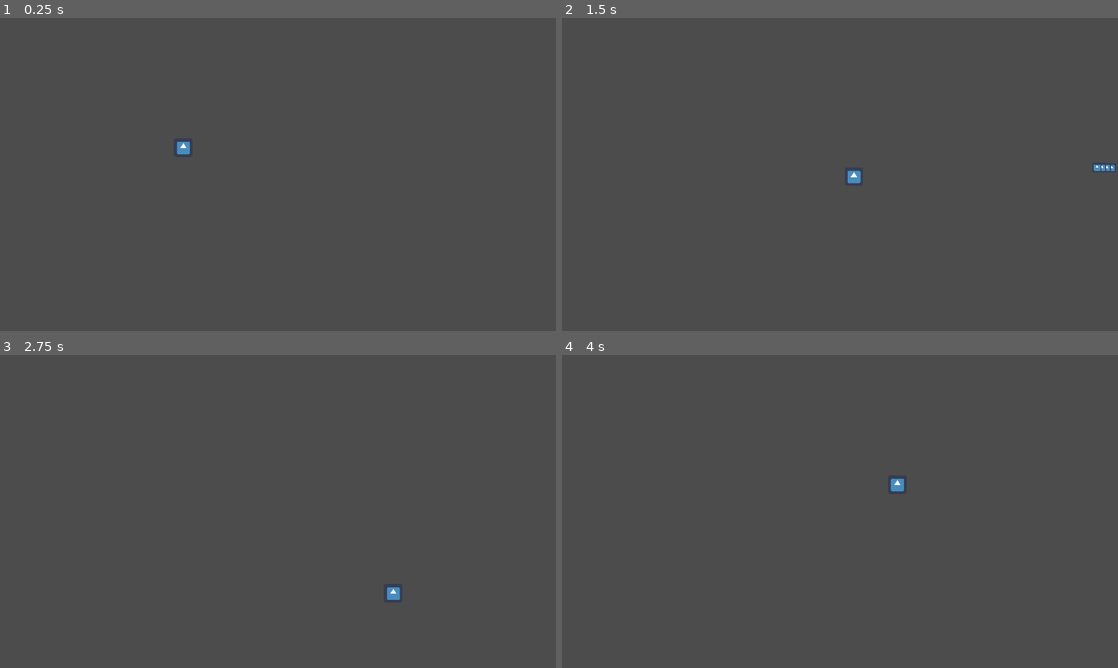
Above: before the commit, frames 1-4 (two rows, left to right).
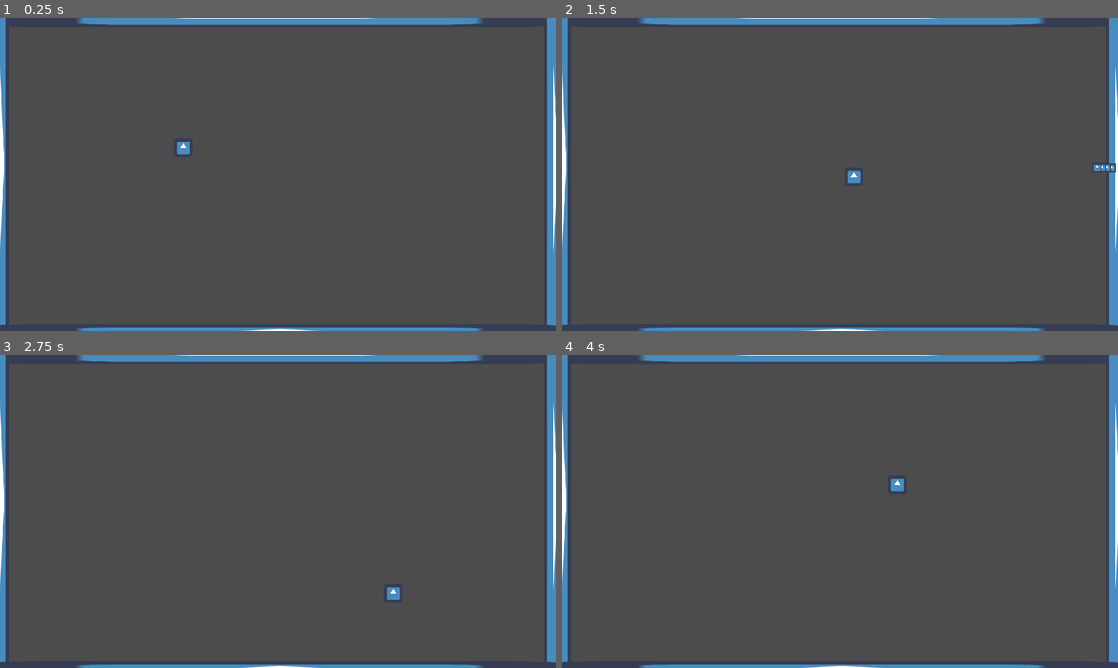
Above: after the commit, the same moments.

Repository: moisesjbc/atalanta-golden-odyssey
Game: Godot game, scene res://gameplay/main/main.tscn
The game is run twice, just before and just after one commit, with the same random seed, the same clock (stepped at 60 frames per second) and the same inputs. The engine's default icon, where the game draws it, is replaced by a stand-in: a white triangle on a blue panel in a dark square.
Inputs (mouse positions are in pixels of both pictures, inside the frame that each line leads up to):
- Up to frame 1 (0.25 s): no input
- Up to frame 2 (1.5 s): tap Enter at 0.5 s; move the mouse to (962, 158) at 0.52 s; hold Right (ui_right) 0.53-1.28 s; click (962, 158) at 0.67 s; move the mouse to (728, 190) at 1.27 s; hold Down (ui_down) from 1.28 s (still down)
- Up to frame 3 (2.75 s): move the mouse to (333, 442) at 2.02 s; release Down (ui_down) at 2.03 s; hold Right (ui_right) from 2.03 s (still down)
- Up to frame 4 (4 s): move the mouse to (812, 574) at 2.77 s; release Right (ui_right) at 2.78 s; hold Up (ui_up) 2.78-3.53 s; click (812, 574) at 2.92 s; move the mouse to (1006, 558) at 3.52 s; hold Left (ui_left) from 3.53 s (still down)

The runs differ from the first frame. In frame 1, 5.0% of the frame differs, in the area x 0-100%, y 0-100%; in frame 2, 4.9%; in frame 3, 5.0%; in frame 4, 5.0%.

Commit message:
Add walls

Diff:
--- a/godot-project/gameplay/main/main.tscn
+++ b/godot-project/gameplay/main/main.tscn
@@ -1,8 +1,24 @@
-[gd_scene load_steps=2 format=2]
+[gd_scene load_steps=3 format=2]
 
 [ext_resource path="res://gameplay/player/player.tscn" type="PackedScene" id=1]
+[ext_resource path="res://gameplay/wall/wall.tscn" type="PackedScene" id=2]
 
 [node name="main" type="Node2D"]
 
 [node name="player" parent="." instance=ExtResource( 1 )]
 position = Vector2( 633, 447 )
+
+[node name="walls" type="Node2D" parent="."]
+
+[node name="top_wall" parent="walls" instance=ExtResource( 2 )]
+
+[node name="left_wall" parent="walls" instance=ExtResource( 2 )]
+position = Vector2( 0, -464 )
+rotation = 1.5708
+
+[node name="right_wall" parent="walls" instance=ExtResource( 2 )]
+position = Vector2( 1912, -464 )
+rotation = 1.5708
+
+[node name="bot_wall" parent="walls" instance=ExtResource( 2 )]
+position = Vector2( 0, 1088 )
--- /dev/null
+++ b/godot-project/gameplay/wall/wall.tscn
@@ -0,0 +1,18 @@
+[gd_scene load_steps=3 format=2]
+
+[ext_resource path="res://icon.png" type="Texture" id=1]
+
+[sub_resource type="RectangleShape2D" id=1]
+extents = Vector2( 984.5, 28 )
+
+[node name="wall" type="StaticBody2D"]
+collision_layer = 16
+
+[node name="sprite" type="Sprite" parent="."]
+position = Vector2( 950.5, 0 )
+scale = Vector2( 30.7031, 1 )
+texture = ExtResource( 1 )
+
+[node name="collision_shape" type="CollisionShape2D" parent="."]
+position = Vector2( 952.5, -3 )
+shape = SubResource( 1 )
